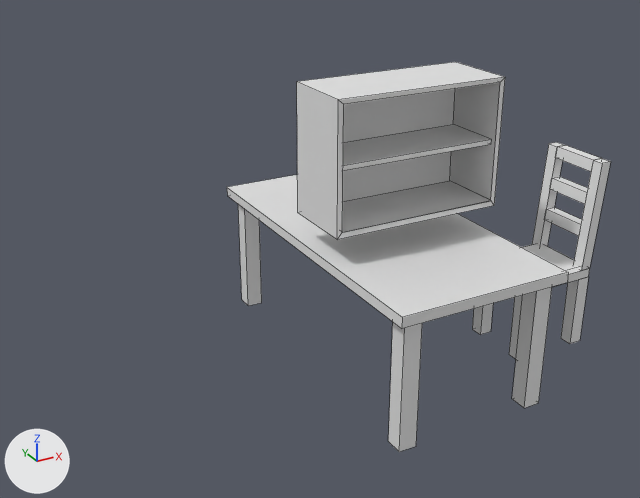
One commit to the Blender file assets/models/furnitures.blend: the scene before it, then after it.
Rendered twice from a camera (50 mm lens) standing at (-6.11, -9.47, 6.46) and looking at (-0.96, -0.1, 1.78). Arrows for +X, +Y and +Z are at lower left; the lights stay in place. Mesh edges are drawn as thin lines.

In view in the first picture: 'Chair', 'Drawer', 'Table'.
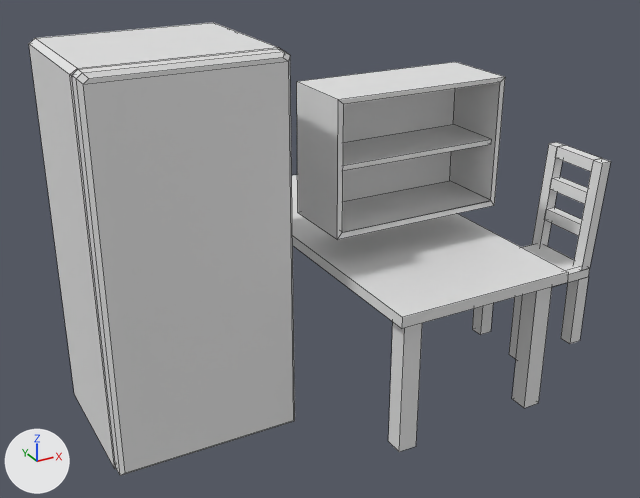
Commit message: Add fridge model

The change, as a list of edits to the scene's bpy script:
```text
Add me_cube_002:
    me_cube_002.from_pydata([(-1.13, -0.08, 0.0), (-1.13, -0.08, 4.58), (-1.13, 0.08, 0.0), (-1.13, 0.08, 4.58), (1.13, -0.08, 0.0), (1.13, -0.08, 4.58), (1.13, 0.08, 0.0), (1.13, 0.08, 4.58), (-1.06, -0.08, 4.63), (-1.06, 0.08, 4.63), (1.06, 0.08, 4.63), (1.06, -0.08, 4.63), (-1.08, -0.13, 0.05), (-1.08, -0.13, 4.53), (1.08, -0.13, 4.53), (1.08, -0.13, 0.05), (1.02, -0.13, 4.58), (-1.02, -0.13, 4.58)], [], [(0, 1, 3, 2), (2, 3, 7, 6), (6, 7, 5, 4), (4, 5, 14, 15), (2, 6, 4, 0), (3, 1, 8, 9), (10, 9, 8, 11), (11, 8, 17, 16), (7, 3, 9, 10), (5, 7, 10, 11), (15, 14, 13, 12), (13, 14, 16, 17), (5, 11, 16, 14), (8, 1, 13, 17), (1, 0, 12, 13), (0, 4, 15, 12)])
Add me_cube:
    me_cube.from_pydata(...)  # 48 vertices, 38 faces; spans x -1.15..1.15, y -0.95..0.83, z 0.0..4.64
Add ob_fridgedoors:
    ob_fridgedoors = bpy.data.objects.new('FridgeDoors', me_cube_002)
    ob_fridgedoors.location = (-3.0, -1.03, 0.0)
Add ob_fridge:
    ob_fridge = bpy.data.objects.new('Fridge', me_cube)
    ob_fridge.location = (-3.0, 0.0, 0.0)
```

Changed parts and their boxes (x1, y1, x2, y2) in the pictures (640 x 498 px):
'FridgeDoors', added: after (72, 49, 295, 476)
'Fridge', added: after (29, 22, 282, 469)
